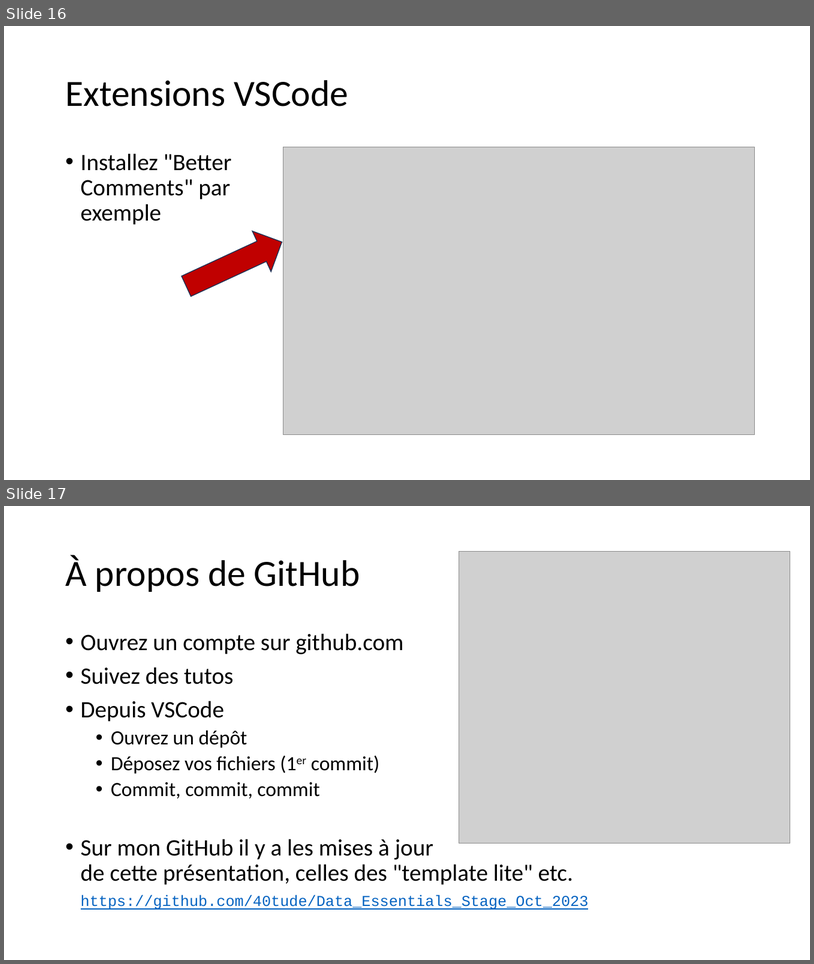
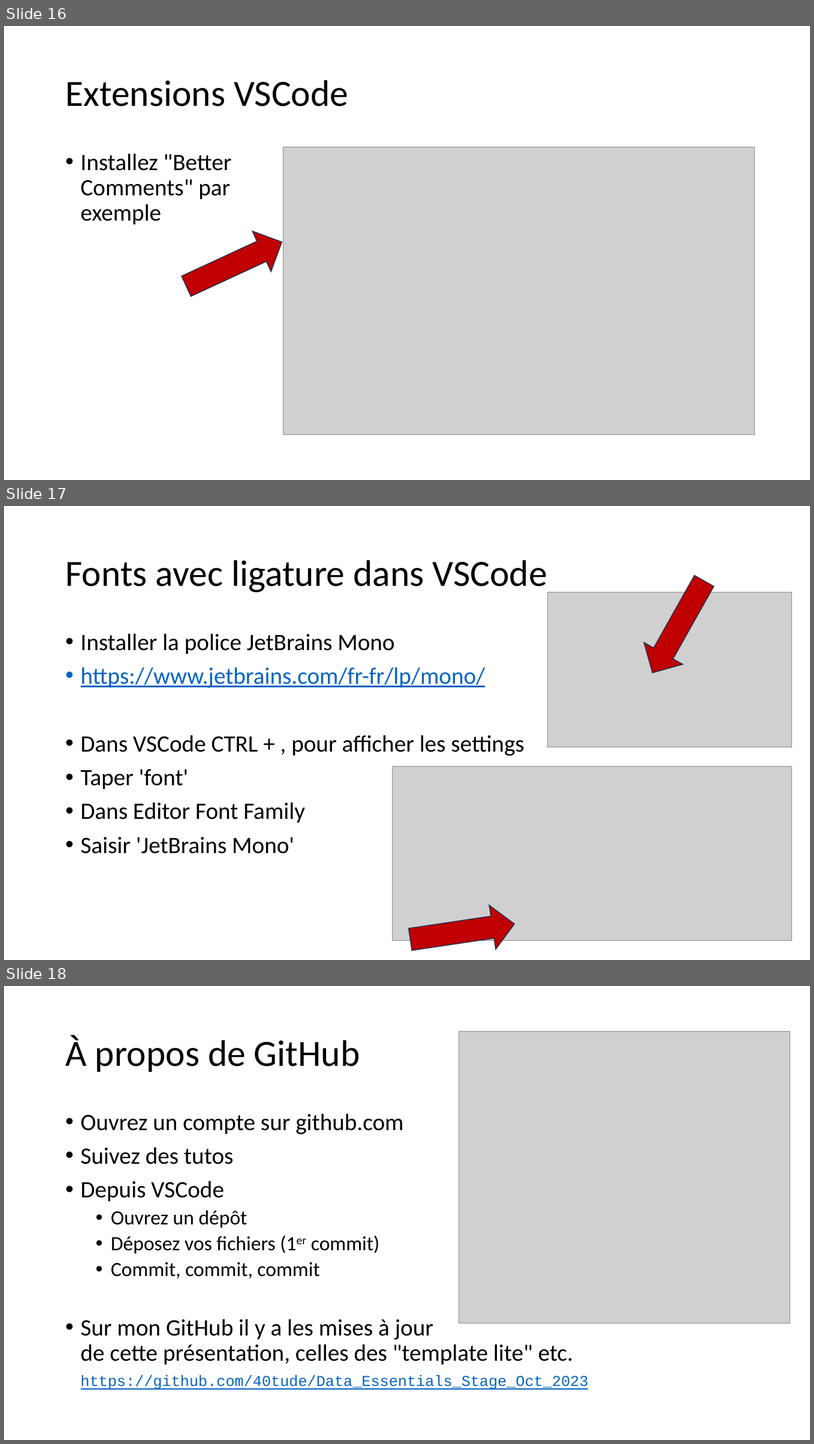
Before and after one commit to 40tude/Data_Essentials_Stage_Oct_2023, a slide deck: 00_notes_de_stage.pptx. Shown one above the other, each under a label of ours: slides 16 and 17 before the commit, slides 16, 17 and 18 after it. The pictures are 814x964 and 814x1444 pixels, drawn with LibreOffice and Linux fonts; fonts in the diff are those of the drawing; grey boxes stand for pictures. Boxes give left, top, right and bottom in pixels: in the first picture for what was removed or moved away, otherwise in the second. Text is boxed around its words. In the diff, an @@ line names an element or a change of style, - is before the commit and + after.

Commit message:
Relecture pour Jour 2 Python Janvier

```diff
--- a/00_notes_de_stage.pptx
+++ b/00_notes_de_stage.pptx
@@ slide 17 added at (4, 506, 810, 960), background #FFFFFF @@
@@ title added at (65, 560, 547, 592), 44 pt, text #000000 @@
+Fonts avec ligature dans VSCode
@@ right arrow added at (633, 570, 724, 684), fill #C00000, outline #1E3256 1 pt @@
@@ picture added at (548, 592, 792, 747) @@
@@ text added at (81, 633, 524, 853), 28 pt, text #000000 @@
+• Installer la police JetBrains Mono
+• https://www.jetbrains.com/fr-fr/lp/mono/
+• Dans VSCode CTRL + , pour afficher les settings
+• Taper 'font'
+• Dans Editor Font Family
+• Saisir 'JetBrains Mono'
@@ picture added at (392, 766, 793, 940) @@
@@ right arrow added at (407, 901, 518, 960), fill #C00000, outline #1E3256 1 pt @@
@@ what was slide 17 is now slide 18 @@
```
Also in this commit, not shown: 3 slides changed, 3 other slides added, 17 other files.
